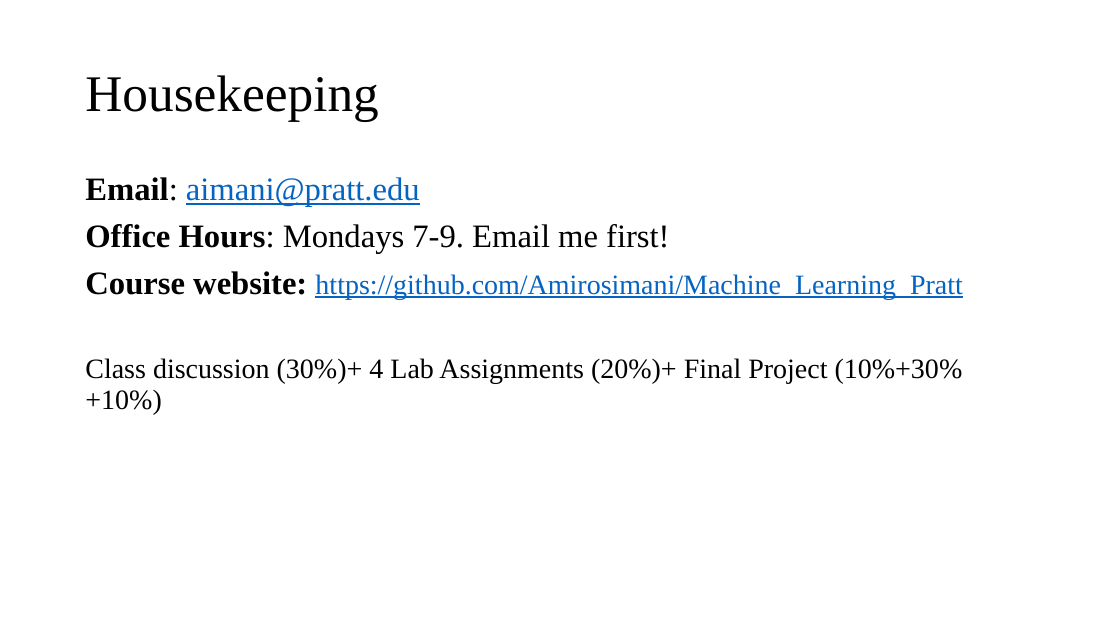
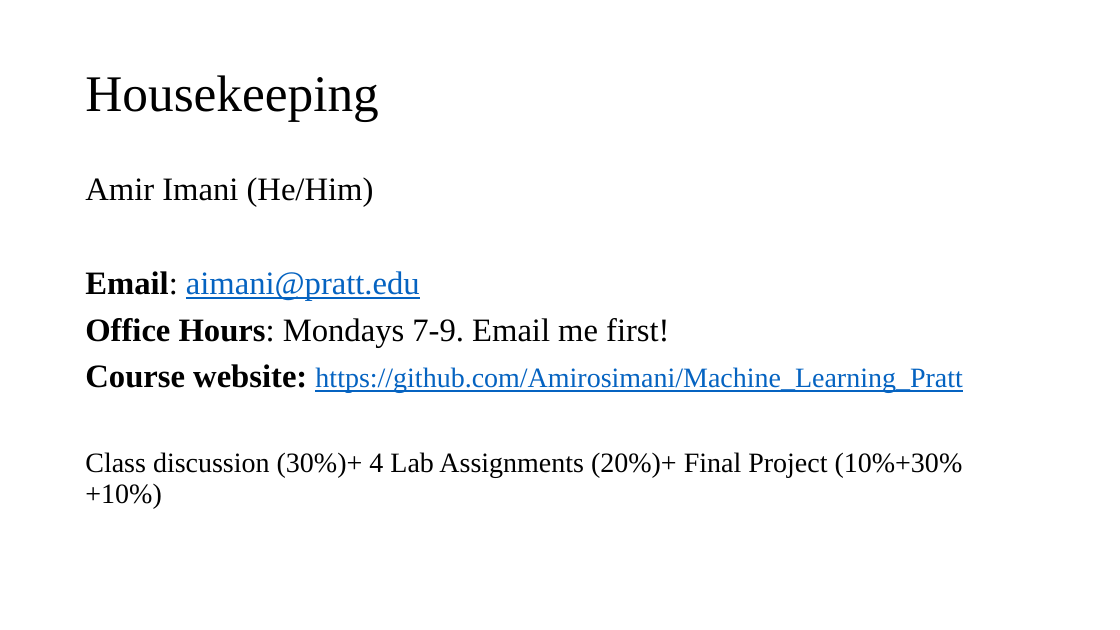
Before and after one commit to Amirosimani/Machine_Learning_Pratt, a slide deck: slide 2 of course slides/week_01.pptx. Drawn at 1120x630 pixels with LibreOffice and Linux fonts; fonts in the diff are those of the drawing. Boxes give left, top, right and bottom in pixels: in the first picture for what was removed or moved away, otherwise in the second. Text is boxed around its words. In the diff, an @@ line names an element or a change of style, - is before the commit and + after.

```diff
--- a/course slides/week_01.pptx
+++ b/course slides/week_01.pptx
@@ text at [85,177,374,206]: paragraph added @@
+Amir Imani (He/Him)
```
Also in this commit, not shown: 2 other slides changed, 1 slide added.
